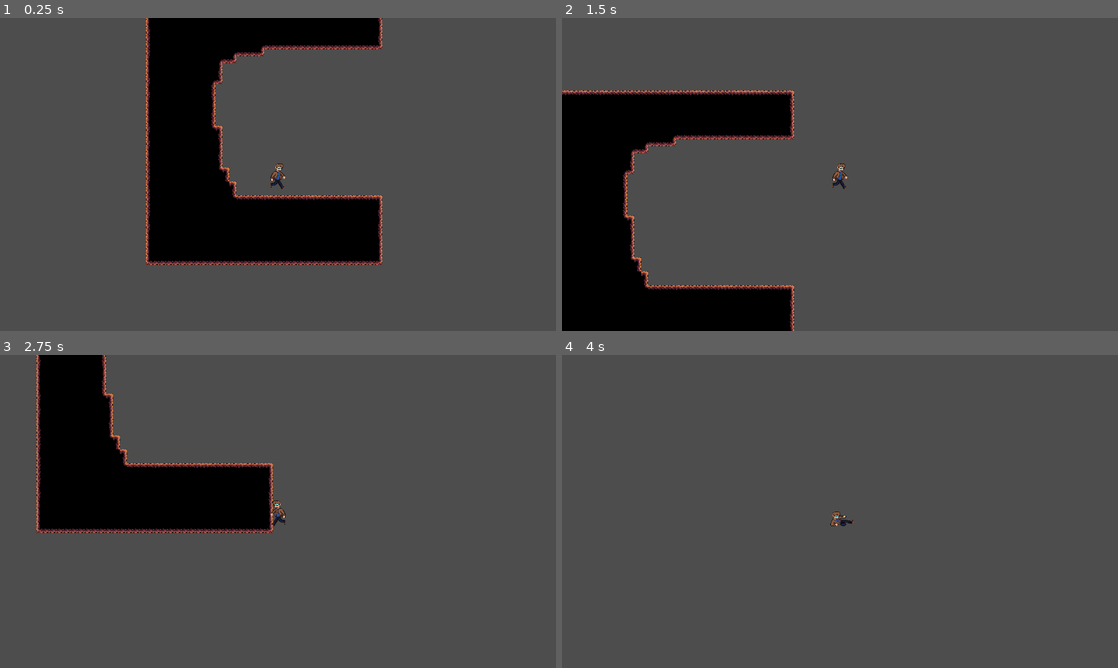
Above: before the commit, frames 1-4 (two rows, left to right).
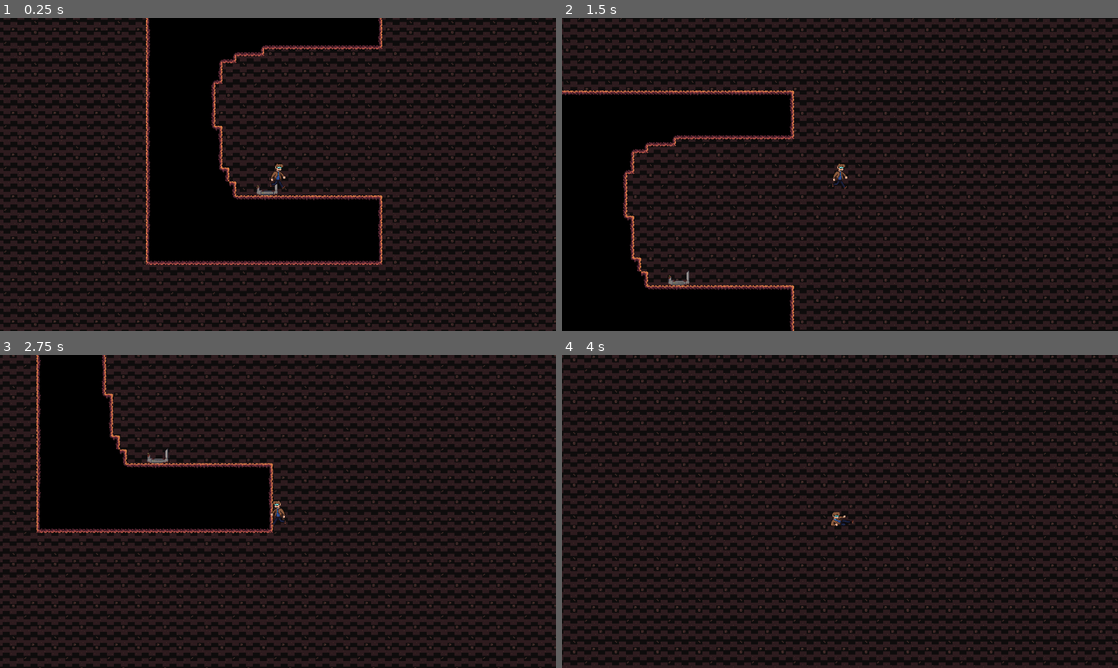
Above: after the commit, the same moments.

Repository: ShadowKnight-13/Platformer-Game
Game: Godot game, scene res://Levels/DesertCave.tscn
The game is run twice, just before and just after one commit, with the same random seed, the same clock (stepped at 60 frames per second) and the same inputs. This scene is started directly instead of the project's main scene.
Inputs:
- Up to frame 1 (0.25 s): no input
- Up to frame 2 (1.5 s): hold D (move_right) from 0.53 s (still down); tap Shift (dash) at 0.6, 1.35 s; tap Space (jump) at 0.77 s
- Up to frame 3 (2.75 s): tap Space (jump) at 1.52 s; release D (move_right) at 2.03 s; hold A (move_left) from 2.03 s (still down); tap Shift (dash) at 2.1 s
- Up to frame 4 (4 s): release A (move_left) at 2.78 s; hold D (move_right) from 2.78 s (still down); tap Shift (dash) at 2.85, 3.6 s; tap Space (jump) at 3.02, 3.77 s

The runs differ from the first frame. In frame 1, 80% of the frame differs, in the area x 0-100%, y 0-100%; in frame 2, 81%; in frame 3, 86%; in frame 4, 100%.
Error in both runs: Invalid access to property or key 'collision_layer' on a base object of type 'TileMapLayer'. (res://Player.gd:79)

Commit message:
desertcave background layer
.

Diff:
--- a/Levels/DesertCave.tscn
+++ b/Levels/DesertCave.tscn
@@ -2,6 +2,8 @@
 
 [ext_resource type="Texture2D" uid="uid://dh855sqhes1y7" path="res://Assets/desert/desert-ruins.png" id="1_4shgm"]
 [ext_resource type="PackedScene" uid="uid://dgrq8cggm37yk" path="res://Player.tscn" id="2_tc5f4"]
+[ext_resource type="Texture2D" uid="uid://hvnm4q2nmwac" path="res://Assets/desertCave/pg-cryoTubeOld.png" id="3_fn1r1"]
+[ext_resource type="Texture2D" uid="uid://b8islm02x7ndd" path="res://Assets/desertCave/pg-caveBack.png" id="4_jpljo"]
 
 [sub_resource type="TileSetAtlasSource" id="TileSetAtlasSource_tc5f4"]
 texture = ExtResource("1_4shgm")
@@ -268,6 +270,22 @@
 tile_map_data = PackedByteArray("AAD8/wUAAAAGAAoAAAD9/wUAAAAGAAoAAAD+/wUAAAACAAgAAAD//wUAAAAGAAoAAAAAAAUAAAAGAAoAAAABAA …(12992 unchanged characters)…
 tile_set = SubResource("TileSet_fn1r1")
 
+[node name="Sprite2D" type="Sprite2D" parent="." unique_id=1291162429]
+texture_filter = 1
+position = Vector2(-18, 56)
+texture = ExtResource("3_fn1r1")
+
 [node name="Player" parent="." unique_id=509081286 instance=ExtResource("2_tc5f4")]
 
 [node name="Camera2D" type="Camera2D" parent="Player" unique_id=305231393]
+
+[node name="Parallax2D3" type="Parallax2D" parent="." unique_id=1190829059]
+scroll_scale = Vector2(0.2, 0.2)
+repeat_size = Vector2(96, 96)
+repeat_times = 50
+
+[node name="Sprite2D" type="Sprite2D" parent="Parallax2D3" unique_id=388809470]
+z_index = -1
+texture_filter = 1
+texture = ExtResource("4_jpljo")
+offset = Vector2(600, 300)
--- a/Platform.tscn
+++ b/Platform.tscn
@@ -1,16 +1,16 @@
-[gd_scene load_steps=2 format=3 uid="uid://bw5iu7vnkhxym"]
+[gd_scene format=3 uid="uid://bw5iu7vnkhxym"]
 
 [sub_resource type="RectangleShape2D" id="RectangleShape2D_3k8hy"]
 size = Vector2(200, 40)
 
-[node name="Platform" type="StaticBody2D"]
+[node name="Platform" type="StaticBody2D" unique_id=1723483824]
 collision_layer = 2
 collision_mask = 0
 
-[node name="CollisionShape2D" type="CollisionShape2D" parent="."]
+[node name="CollisionShape2D" type="CollisionShape2D" parent="." unique_id=1389831325]
 shape = SubResource("RectangleShape2D_3k8hy")
 
-[node name="ColorRect" type="ColorRect" parent="."]
+[node name="ColorRect" type="ColorRect" parent="." unique_id=365324469]
 offset_left = -100.0
 offset_top = -20.0
 offset_right = 100.0
Binary file added: Assets/desertCave/pg-caveBack.png
Not shown, added: Assets/desertCave/pg-caveBack.png.import
Binary file added: Assets/desertCave/pg-cryoTubeOld.png
Not shown, added: Assets/desertCave/pg-cryoTubeOld.png.import
